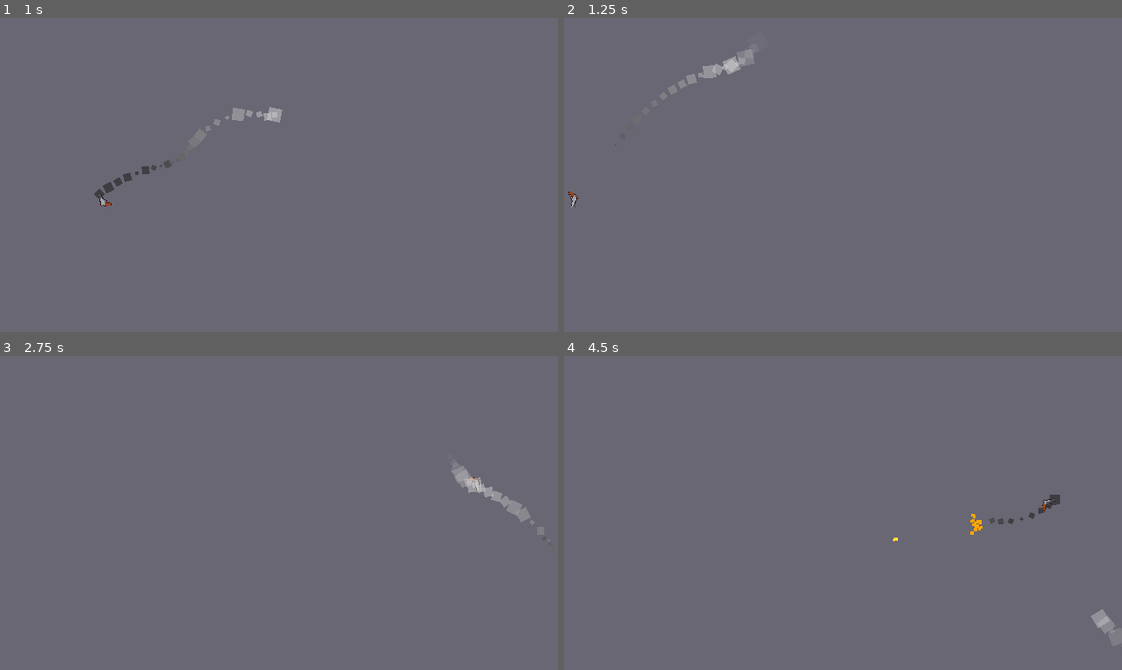
Above: before the commit, frames 1-4 (two rows, left to right).
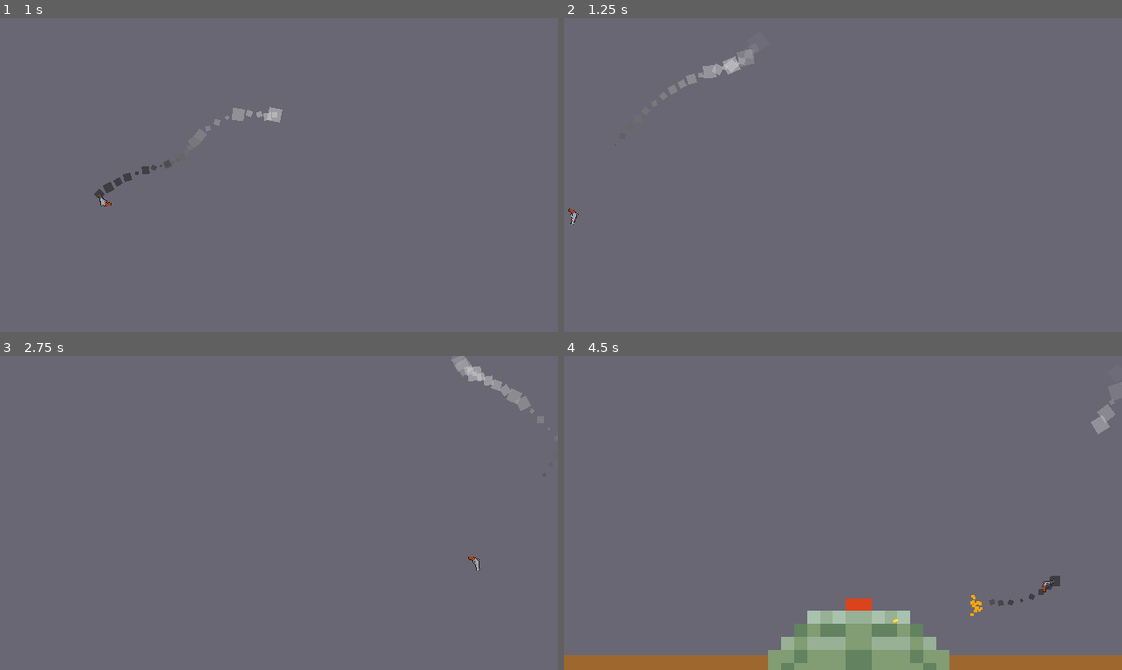
Above: after the commit, the same moments.

Repository: VI6IX/gunning-jump
Game: Godot game, scene res://scenes/main.tscn
Two runs of this game, one before a commit and one after it. Both use one fixed random seed, a clock stepped at 60 frames per second and the inputs below.
Inputs:
- Up to frame 1 (1 s): tap Enter at 0.5 s; tap Space (shoot) at 0.6 s
- Up to frame 2 (1.25 s): no input
- Up to frame 3 (2.75 s): tap Space (shoot) at 1.35, 2.1 s
- Up to frame 4 (4.5 s): tap Space (shoot) at 2.85, 3.6, 4.35 s

Frame 1 is identical in both runs. In frame 2, less than 0.1% of the frame differs, in the area x 0-3%, y 55-66%; in frame 3, 1.2%; in frame 4, 9.3%, in the area x 0-100%, y 8-100%.

Commit message:
refactor: player velocity.x mirrors when colliding with walls

Diff:
--- a/scenes/landmine/landmine.tscn
+++ b/scenes/landmine/landmine.tscn
@@ -30,7 +30,7 @@
 
 [node name="HealthComponent" parent="." unique_id=1657868059 node_paths=PackedStringArray("parent") instance=ExtResource("3_nx6xm")]
 parent = NodePath("..")
-max_health = 6.0
+max_health = 4.0
 
 [node name="HitboxComponent2" parent="." unique_id=184455639 node_paths=PackedStringArray("parent", "health_component") instance=ExtResource("2_vwu5p")]
 collision_layer = 8
--- a/scenes/player/player.gd
+++ b/scenes/player/player.gd
@@ -79,7 +79,7 @@
 
 func _on_area_2d_area_entered(area: Area2D) -> void:
 	if area.get_collision_layer_value(1) or area.get_collision_layer_value(5):
-		velocity = -velocity
+		velocity.x = velocity.x * -1
 		rotation_speed = -rotation_speed
 	elif area.get_collision_layer_value(4) or area.get_collision_layer_value(6):
 		has_died.emit()
